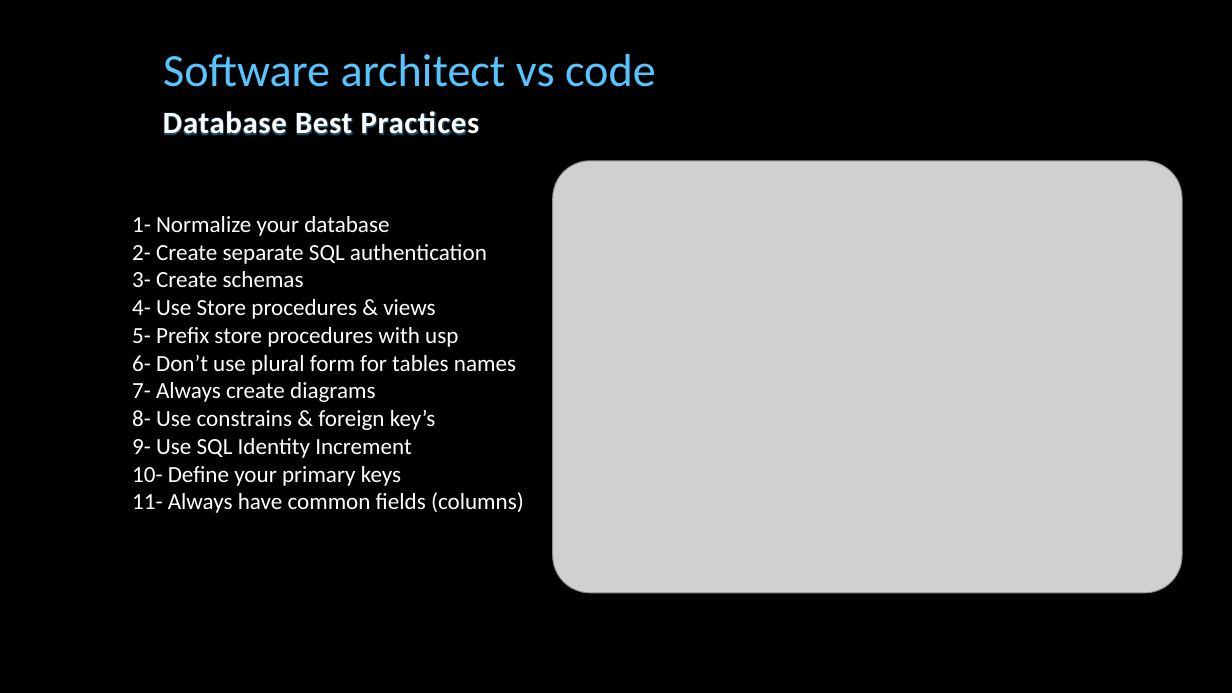
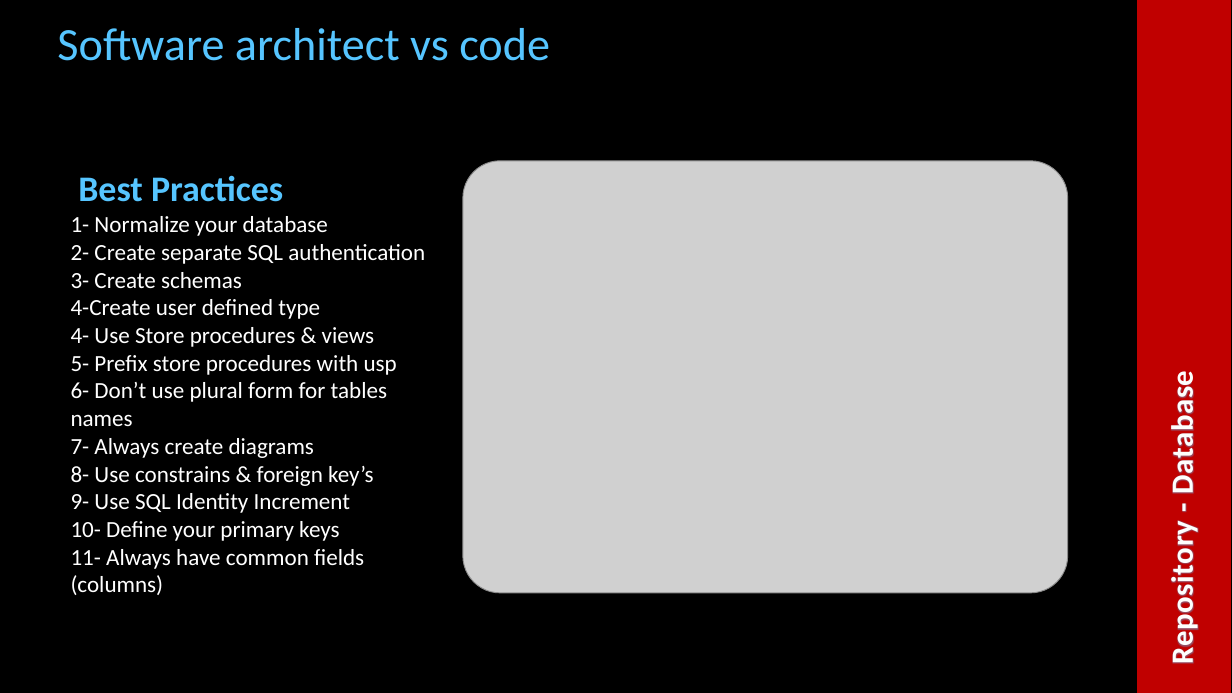
Before and after one commit to cfclick/CFSummit2016, a slide deck: slide 23 of powerpoint/architect/Architectural Perspective for ColdFusion Applications.pptx (slide 21 before the commit). Drawn at 1232x693 pixels with LibreOffice and Linux fonts; fonts in the diff are those of the drawing; grey boxes stand for pictures; background and template pictures are left out. Boxes give left, top, right and bottom in pixels: in the first picture for what was removed or moved away, otherwise in the second. Text is boxed around its words. In the diff, an @@ line names an element or a change of style, - is before the commit and + after.

```diff
--- a/powerpoint/architect/Architectural Perspective for ColdFusion Applications.pptx
+++ b/powerpoint/architect/Architectural Perspective for ColdFusion Applications.pptx
@@ text "Software architect vs code" moved from (x1=163, y1=54, x2=656, y2=87) to (x1=57, y1=28, x2=550, y2=61) @@
@@ rectangle added at (x1=1138, y1=0, x2=1230, y2=693), fill #C00000, outline #C00000 1 pt @@
@@ text at (x1=78, y1=175, x2=283, y2=202): text changed; size 24 to 28 pt; text colour #FEFEFE to #56C5FF @@
-Database Best Practices
+Best Practices
@@ picture resized from (x1=553, y1=161, x2=1182, y2=593) to (x1=463, y1=161, x2=1067, y2=593) @@
@@ text "1- Normalize your database" moved from (x1=132, y1=216, x2=524, y2=513) to (x1=71, y1=216, x2=425, y2=595) @@
@@ text at (x1=71, y1=299, x2=320, y2=319): paragraph added @@
+4-Create user defined type
@@ text added at (x1=1164, y1=383, x2=1202, y2=661), 24 pt, text #FEFEFE, bold @@
+Repository - Database
```
Also in this commit, not shown: 13 other slides changed, 6 slides added, 3 slides removed, 9 other files.
